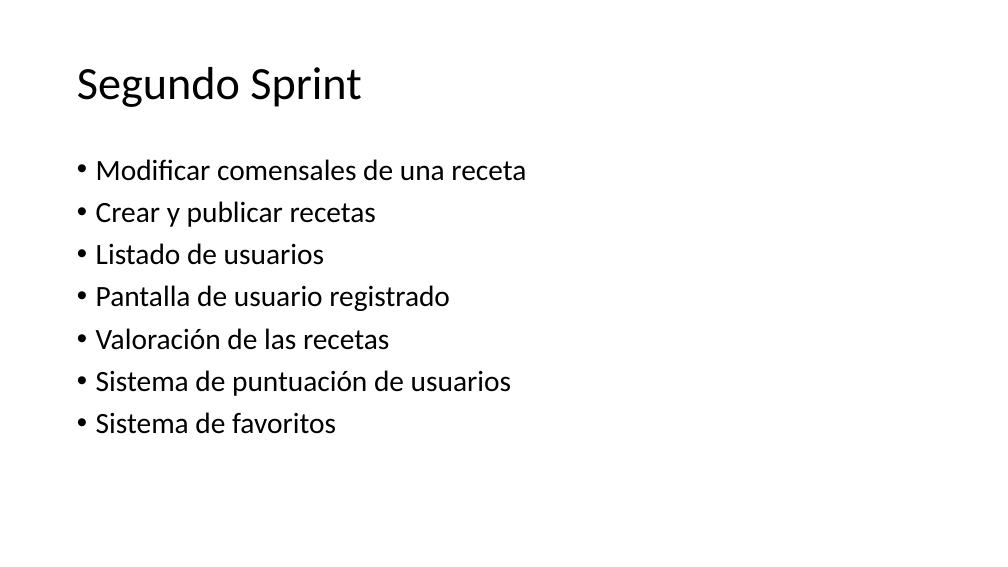
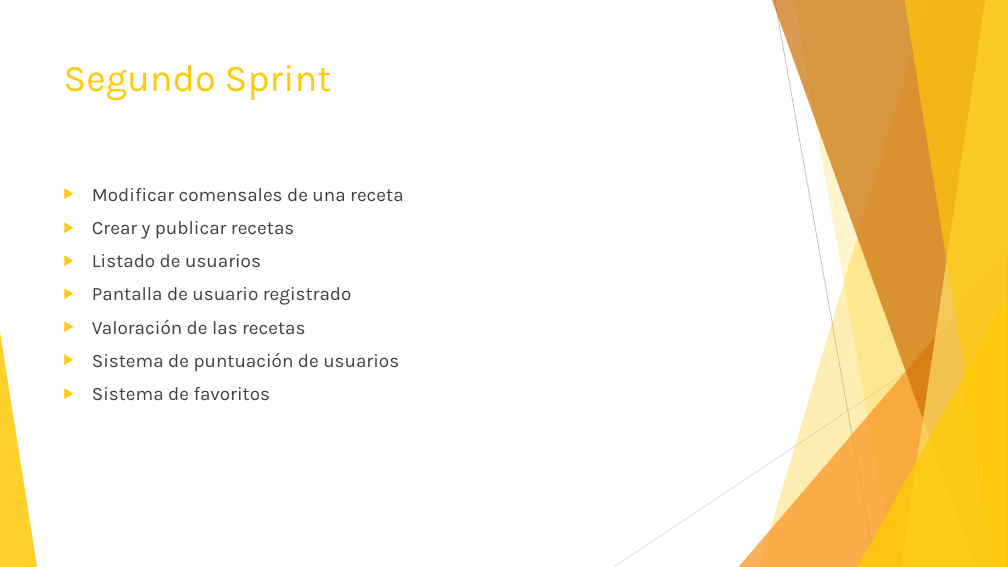
Before and after one commit to UNIZAR-30248-2015-GPS-Fooding/Documentation, a slide deck: slide 4 of Reuniones y Gestion/Segundo Sprint/Fooding.pptx. Drawn at 1008x567 pixels with LibreOffice and Linux fonts; fonts in the diff are those of the drawing. Boxes give left, top, right and bottom in pixels: in the first picture for what was removed or moved away, otherwise in the second. Text is boxed around its words. In the diff, an @@ line names an element or a change of style, - is before the commit and + after.

```diff
--- a/Reuniones y Gestion/Segundo Sprint/Fooding.pptx
+++ b/Reuniones y Gestion/Segundo Sprint/Fooding.pptx
@@ title "Segundo Sprint": place and size @@
-title "Segundo Sprint" at (77, 67, 361, 107)
+title "Segundo Sprint" at (64, 65, 332, 101)
@@ title "Segundo Sprint" at (64, 65, 332, 101): size 44 to 36 pt, font Calibri to Karla, text colour #000000 to #FFCA08; line spacing 0.9 to 1; vertical alignment middle to top @@
@@ text "Modificar comensales de una receta": place and size @@
-text "Modificar comensales de una receta" at (96, 159, 526, 434)
+text "Modificar comensales de una receta" at (92, 188, 403, 400)
@@ text "Modificar comensales de una receta" at (92, 188, 403, 400): size 28 to 18 pt, font Calibri to Karla, text colour #000000 to #404040; bullet • to ▶; line spacing 0.9 to 1 @@
@@ group added at (0, 0, 1008, 567): 5 freeform shapes, 3 triangles, 2 lines @@
```
Also in this commit, not shown: 3 other slides changed, 1 slide added, 1 slide removed.
